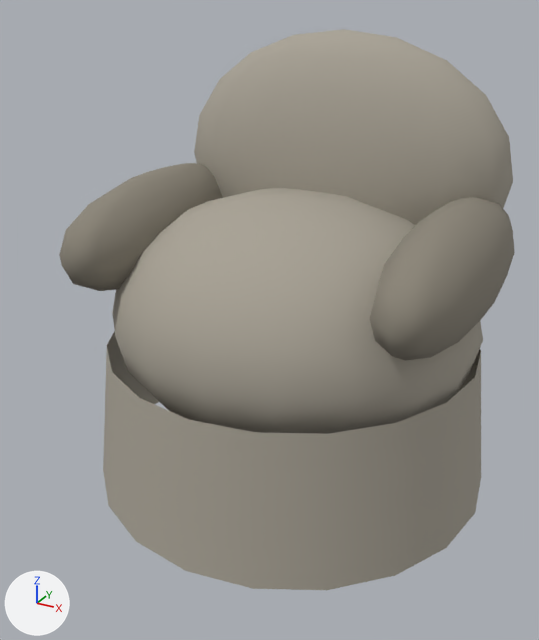
The Blender file Art/Source/Props/MovelCobertoA/SM_PRP_MovelCobertoA_Blockout.blend: old version first, new version second.
Camera for both pictures: a 50 mm lens placed at (0.773, -1.476, 1.152), pointed at (-0.028, -0.021, 0.424). Lighting does not change. The marker at lower left points along +X, +Y and +Z. The older version comes first.

Script lines for the objects in view, before the commit:
```python
me_sm_prp_movelcobertoa = bpy.data.meshes.new('SM_PRP_MovelCobertoA')
me_sm_prp_movelcobertoa.from_pydata(...)  # 522 vertices, 552 faces; spans x -0.5..0.5, y -0.45..0.55, z 0.0..1.07
me_sm_prp_movelcobertoa.polygons.foreach_set('use_smooth', [True] * 552)
# faces by material slot: [360, 192]
me_sm_prp_movelcobertoa.materials.append(mat_mat_prp_lencol)  # grey #a9a396
me_sm_prp_movelcobertoa.materials.append(mat_mat_prp_lencolsombra)  # grey #8c8679
ob_sm_prp_movelcobertoa = bpy.data.objects.new('SM_PRP_MovelCobertoA', me_sm_prp_movelcobertoa)
ob_sm_prp_movelcobertoa.location = (0.0, 0.0, 0.0)
```
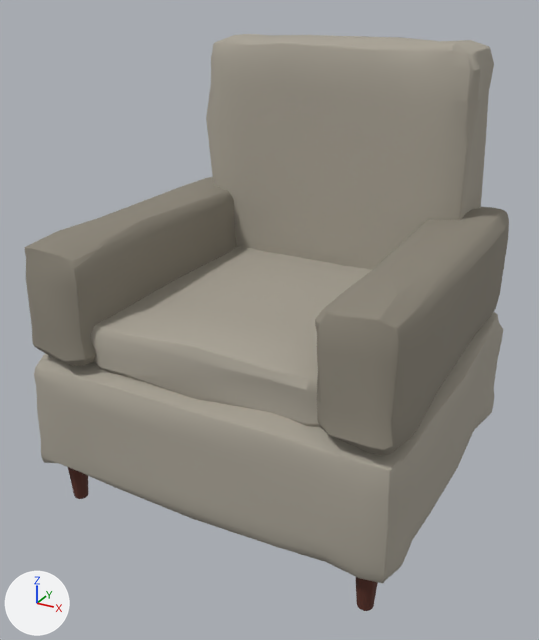
Pixel boxes [x1, y1, x2, y2] of what changed, in the pictures (539 x 640 px):
'SM_PRP_MovelCobertoA', reshaped (6% wider)
    before: [59, 29, 515, 590]
    after: [25, 34, 509, 611]
part 1 of me_sm_prp_movelcobertoa, rebuilt
    before: [112, 188, 483, 434]
    after: [34, 312, 503, 583]
part 2 of me_sm_prp_movelcobertoa, rebuilt
    before: [194, 29, 513, 225]
    after: [206, 34, 494, 270]
part 3 of me_sm_prp_movelcobertoa, rebuilt (28% wider, 47% taller)
    before: [59, 163, 223, 291]
    after: [25, 177, 236, 366]
part 4 of me_sm_prp_movelcobertoa, rebuilt (34% wider, 52% taller)
    before: [370, 197, 515, 361]
    after: [315, 207, 509, 456]
part 5 of me_sm_prp_movelcobertoa, added
    after: [91, 246, 372, 427]
part 6 of me_sm_prp_movelcobertoa, added (brown)
    after: [68, 467, 88, 499]
part 7 of me_sm_prp_movelcobertoa, added (brown)
    after: [356, 577, 378, 611]
part 8 of me_sm_prp_movelcobertoa, deleted
    before: [103, 331, 481, 590]

The change, as a diff of the scene's bpy script:
```diff
--- a/Art/Source/Props/MovelCobertoA/SM_PRP_MovelCobertoA_Blockout.blend.py
+++ b/Art/Source/Props/MovelCobertoA/SM_PRP_MovelCobertoA_Blockout.blend.py
@@ mat_mat_prp_mogno @@
+mat_mat_prp_mogno = principled_material('MAT_PRP_Mogno')
+mat_mat_prp_mogno.base_color = (0.102, 0.0273, 0.016)  # brown #5a2e22
+mat_mat_prp_mogno.roughness = 0.7
@@ me_sm_prp_movelcobertoa @@
 # used by ob_sm_prp_movelcobertoa; location = (0.0, 0.0, 0.0)
-me_sm_prp_movelcobertoa.from_pydata(...)  # 522 vertices, 552 faces; spans x -0.5..0.5, y -0.45..0.55, z 0.0..1.07
+me_sm_prp_movelcobertoa.from_pydata(...)  # 2821 vertices, 2770 faces; spans x -0.46..0.465, y -0.429..0.435, z 0.0..1.055
+# me_sm_prp_movelcobertoa part 1: the loose piece of 164 vertices spanning x -0.453..0.453, y -0.37..0.47, z 0.12..0.72 is rebuilt with 656 vertices and now spans x -0.46..0.465, y -0.429..0.435, z 0.088..0.411
+# me_sm_prp_movelcobertoa part 2: the loose piece of 146 vertices spanning x -0.44..0.44, y 0.14..0.46, z 0.43..1.07 is rebuilt with 516 vertices and now spans x -0.357..0.358, y 0.198..0.413, z 0.416..1.055
+# me_sm_prp_movelcobertoa part 3: the loose piece of 86 vertices spanning x -0.49..-0.27, y -0.33..0.43, z 0.46..0.74 is rebuilt with 320 vertices and now spans x -0.452..-0.252, y -0.426..0.422, z 0.385..0.678
+# me_sm_prp_movelcobertoa part 4: the loose piece of 86 vertices spanning x 0.27..0.49, y -0.33..0.43, z 0.46..0.74 is rebuilt with 345 vertices and now spans x 0.251..0.445, y -0.423..0.411, z 0.388..0.675
+# me_sm_prp_movelcobertoa part 5: a new loose piece of 424 vertices spanning x -0.317..0.311, y -0.383..0.346, z 0.362..0.523, in mat_mat_prp_lencol (grey #a9a396)
+# me_sm_prp_movelcobertoa part 6: a new loose piece of 140 vertices spanning x -0.407..-0.353, y -0.381..-0.329, z 0.0..0.13, in mat_mat_prp_mogno (brown #5a2e22)
+# me_sm_prp_movelcobertoa part 7: a new loose piece of 140 vertices spanning x 0.353..0.407, y -0.381..-0.329, z 0.0..0.13, in mat_mat_prp_mogno (brown #5a2e22)
+# me_sm_prp_movelcobertoa part 8
+# 40 vertices are removed from x -0.5..0.5, y -0.45..0.55, z 0.0..0.36
+# 20 faces are deleted
+# other edits to the shape of me_sm_prp_movelcobertoa do not show in these pictures
 me_sm_prp_movelcobertoa.materials.append(mat_mat_prp_lencol)
 me_sm_prp_movelcobertoa.materials.append(mat_mat_prp_lencolsombra)
+me_sm_prp_movelcobertoa.materials.append(mat_mat_prp_mogno)  # brown #5a2e22
```
